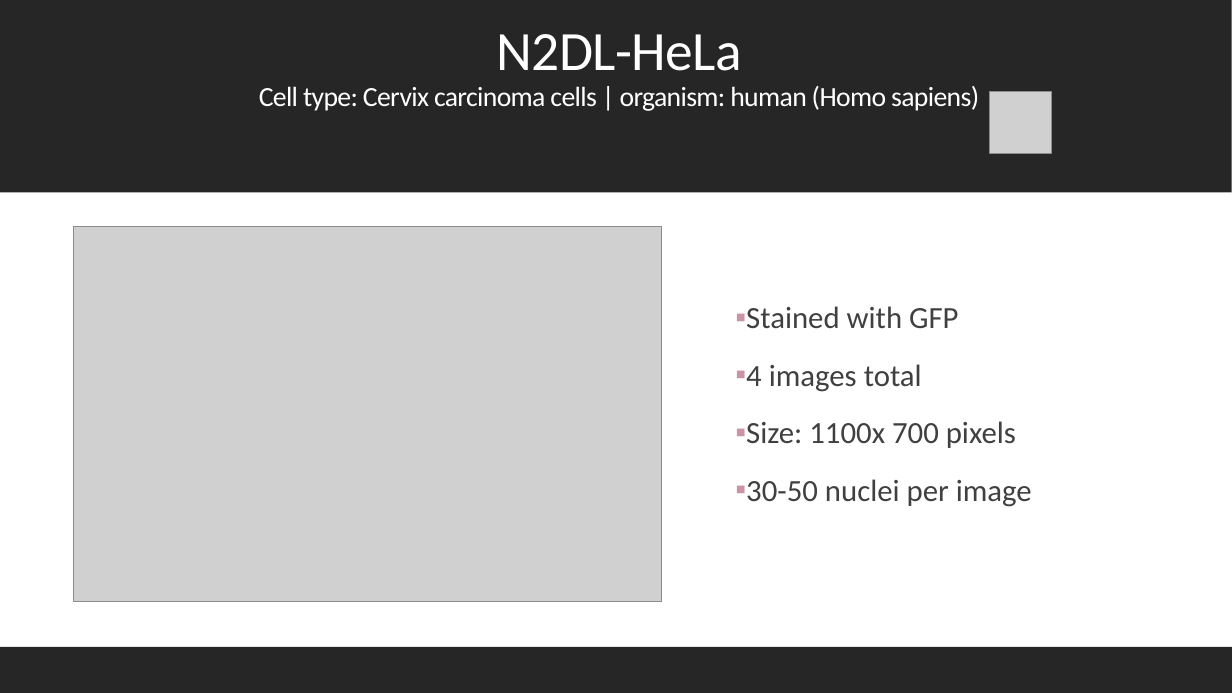
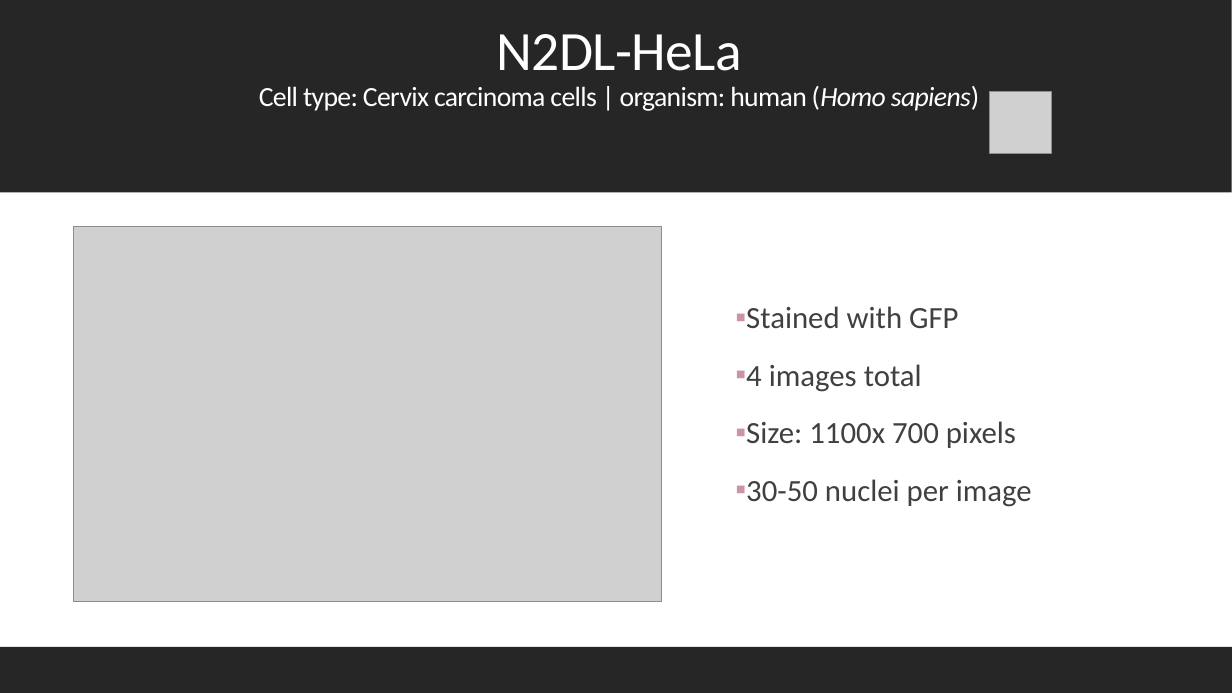
Before and after one commit to datascience-mobi-2022/2022-topic-01-team-04, a slide deck: slide 5 of presentation/layout(2).pptx. Drawn at 1232x693 pixels with LibreOffice and Linux fonts; fonts in the diff are those of the drawing; grey boxes stand for pictures. Boxes give left, top, right and bottom in pixels: in the first picture for what was removed or moved away, otherwise in the second. Text is boxed around its words. In the diff, an @@ line names an element or a change of style, - is before the commit and + after.

```diff
--- a/presentation/layout(2).pptx
+++ b/presentation/layout(2).pptx
@@ title "N2DL-HeLa Cell type: Cervix carcinoma ..." at (259, 34, 979, 111): italic on in "(Homo sapiens)" @@
```
Also in this commit, not shown: 6 other slides changed, 1 slide added, 2 slides removed.
